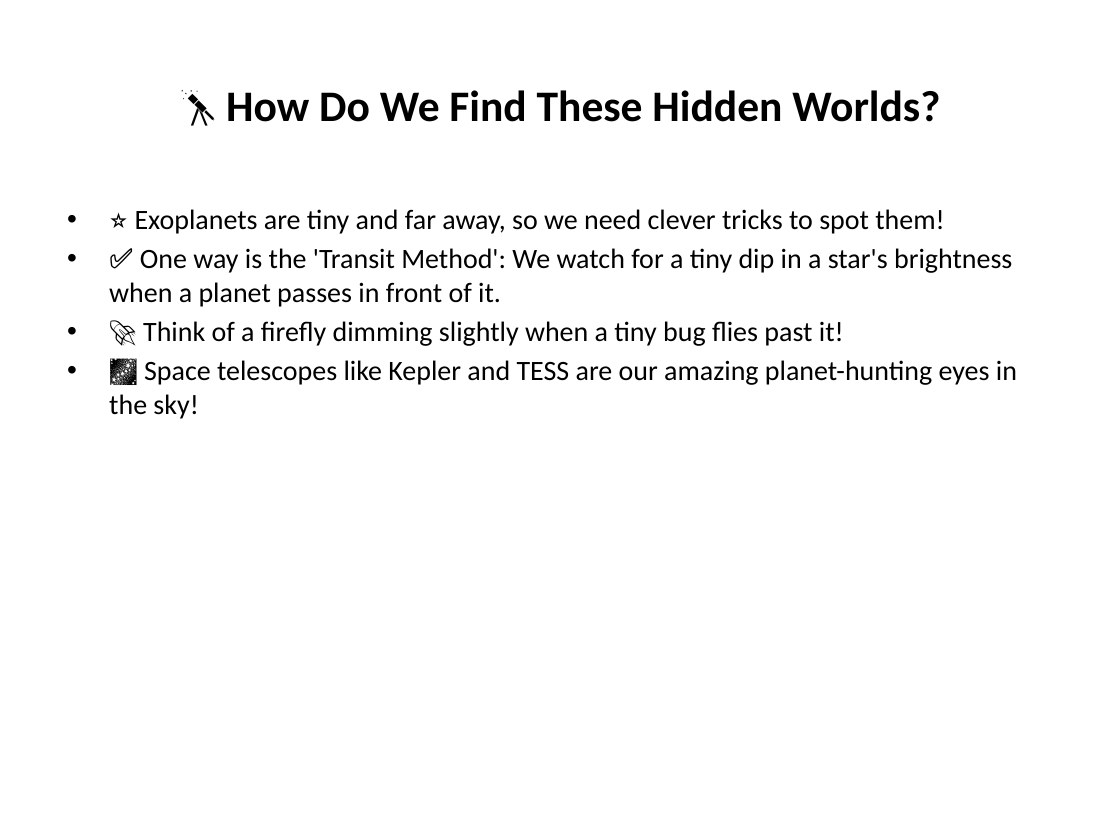
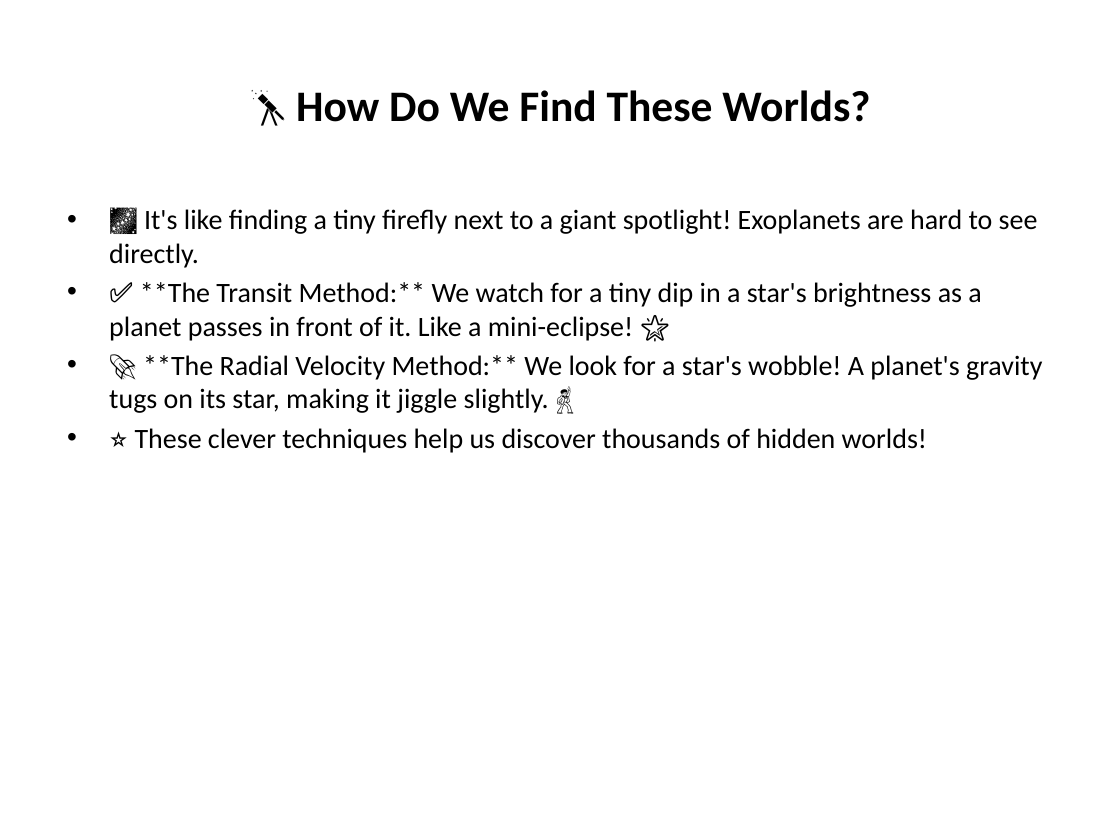
Before and after one commit to irfiacre/learner, a slide deck: slide 3 of assets/slides/generated_slides.pptx. Drawn at 1120x840 pixels with LibreOffice and Linux fonts; fonts in the diff are those of the drawing. Boxes give left, top, right and bottom in pixels: in the first picture for what was removed or moved away, otherwise in the second. Text is boxed around its words. In the diff, an @@ line names an element or a change of style, - is before the commit and + after.

```diff
--- a/assets/slides/generated_slides.pptx
+++ b/assets/slides/generated_slides.pptx
@@ title at (296, 90, 870, 122): text changed @@
-🔭 How Do We Find These Hidden Worlds?
+🔭 How Do We Find These Worlds?
@@ text at (109, 209, 1042, 453): text changed @@
-• ⭐ Exoplanets are tiny and far away, so we need clever tricks to spot them!
-• ✅ One way is the 'Transit Method': We watch for a tiny dip in a star's brightness when a planet passes in front of it.
-• 🚀 Think of a firefly dimming slightly when a tiny bug flies past it!
-• 🌌 Space telescopes like Kepler and TESS are our amazing planet-hunting eyes in the sky!
+• 🌌 It's like finding a tiny firefly next to a giant spotlight! Exoplanets are hard to see directly.
+• ✅ **The Transit Method:** We watch for a tiny dip in a star's brightness as a planet passes in front of it. Like a mini-eclipse! 🌟
+• 🚀 **The Radial Velocity Method:** We look for a star's wobble! A planet's gravity tugs on its star, making it jiggle slightly. 🕺
+• ⭐ These clever techniques help us discover thousands of hidden worlds!
```
Also in this commit, not shown: 6 other slides changed, 1 other file.
